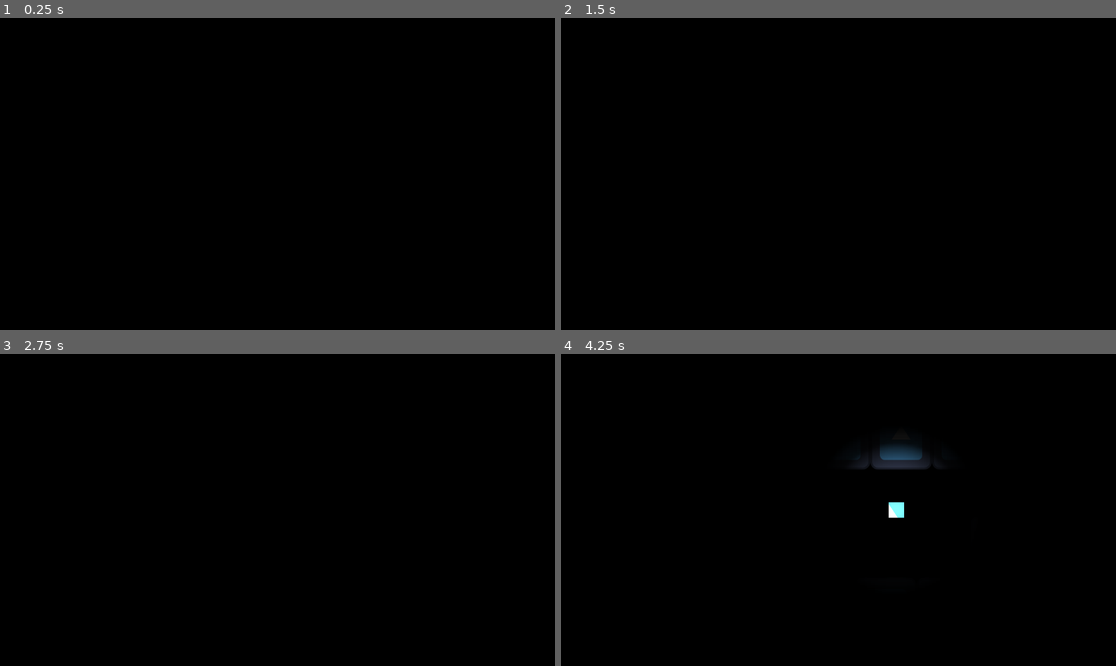
Above: before the commit, frames 1-4 (two rows, left to right).
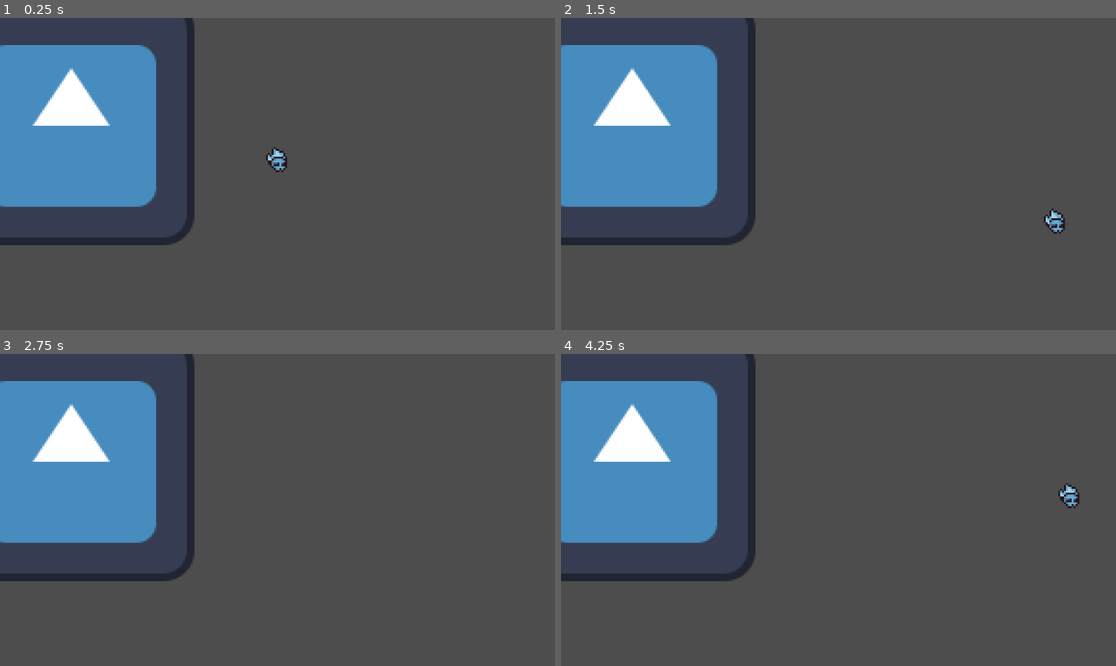
Above: after the commit, the same moments.

Repository: tlombardot/Mizofania
Game: Godot game, scene res://scenes/game.tscn
The game is run twice, just before and just after one commit, with the same random seed, the same clock (stepped at 60 frames per second) and the same inputs. The engine's default icon, where the game draws it, is replaced by a stand-in: a white triangle on a blue panel in a dark square.
Inputs:
- Up to frame 1 (0.25 s): no input
- Up to frame 2 (1.5 s): hold Right (ui_right) 0.53-1.28 s; hold Down (ui_down) from 1.28 s (still down)
- Up to frame 3 (2.75 s): release Down (ui_down) at 2.03 s; hold Right (ui_right) from 2.03 s (still down)
- Up to frame 4 (4.25 s): tap Enter at 2.75 s; release Right (ui_right) at 2.78 s; hold Up (ui_up) 2.78-3.53 s; hold Left (ui_left) from 3.53 s (still down)

The runs differ from the first frame. In frame 1, 100% of the frame differs, in the area x 0-100%, y 0-100%; in frame 2, 100%; in frame 3, 100%; in frame 4, 100%.

Commit message:
Feat : Add Assets & Sprites Character

Diff:
--- a/project.godot
+++ b/project.godot
@@ -21,4 +21,5 @@
 
 [rendering]
 
+textures/canvas_textures/default_texture_filter=0
 rendering_device/driver.windows="d3d12"
--- a/scenes/game.tscn
+++ b/scenes/game.tscn
@@ -142,26 +142,12 @@
 position = Vector2(2, 3)
 
 [node name="CharacterBody2D" parent="." unique_id=1233679312 instance=ExtResource("1_uwrxv")]
-position = Vector2(574, 324)
+position = Vector2(555, 331)
 
 [node name="Camera2D" type="Camera2D" parent="." unique_id=1704160464]
-position = Vector2(574, 324)
-
-[node name="BackgroundCanvas" type="CanvasLayer" parent="." unique_id=1387696134]
-layer = -1
-
-[node name="ColorRect" type="ColorRect" parent="BackgroundCanvas" unique_id=607172406]
-anchors_preset = 15
-anchor_right = 1.0
-anchor_bottom = 1.0
-grow_horizontal = 2
-grow_vertical = 2
-size_flags_horizontal = 0
-color = Color(0, 0, 0, 1)
+position = Vector2(555, 331)
+zoom = Vector2(4, 4)
 
 [node name="TileMapLayer" type="TileMapLayer" parent="." unique_id=664375391]
 tile_map_data = PackedByteArray("AAAeAB0AAAAAAAAAAAAeAB4AAAAAAAEAAAAeAB8AAAAAAAIAAAAeACAAAAAAAAMAAAAeACEAAAAAAAQAAAAeAC …(18224 unchanged characters)…
 tile_set = SubResource("TileSet_lbhrr")
-
-[node name="CanvasModulate" type="CanvasModulate" parent="." unique_id=470664956]
-color = Color(0, 0, 0, 1)
--- a/scenes/player.tscn
+++ b/scenes/player.tscn
@@ -1,38 +1,25 @@
 [gd_scene format=3 uid="uid://cegyb6qot5ih4"]
 
 [ext_resource type="Script" uid="uid://e2flklwmqekx" path="res://scripts/player.gd" id="1_3vyb7"]
-[ext_resource type="Texture2D" uid="uid://btclhh3yxg4hm" path="res://icon.svg" id="2_g2els"]
-
-[sub_resource type="AtlasTexture" id="AtlasTexture_qhqgy"]
-atlas = ExtResource("2_g2els")
-region = Rect2(32, 32, 32, 32)
-
-[sub_resource type="AtlasTexture" id="AtlasTexture_dqkch"]
-atlas = ExtResource("2_g2els")
-region = Rect2(64, 32, 32, 32)
-
-[sub_resource type="AtlasTexture" id="AtlasTexture_qlg0r"]
-atlas = ExtResource("2_g2els")
-region = Rect2(64, 64, 32, 32)
-
-[sub_resource type="AtlasTexture" id="AtlasTexture_tuyoq"]
-atlas = ExtResource("2_g2els")
-region = Rect2(32, 64, 32, 32)
+[ext_resource type="Texture2D" uid="uid://8mb6fcqfu2dy" path="res://assets/Character_animation/monsters_idle/skull/v2/skull_v2_1.png" id="2_qlg0r"]
+[ext_resource type="Texture2D" uid="uid://b6p0cl515ahpy" path="res://assets/Character_animation/monsters_idle/skull/v2/skull_v2_2.png" id="3_tuyoq"]
+[ext_resource type="Texture2D" uid="uid://dk5xjcfbfyuak" path="res://assets/Character_animation/monsters_idle/skull/v2/skull_v2_3.png" id="4_fjrip"]
+[ext_resource type="Texture2D" uid="uid://djm0b2rag4opu" path="res://assets/Character_animation/monsters_idle/skull/v2/skull_v2_4.png" id="5_smehm"]
 
 [sub_resource type="SpriteFrames" id="SpriteFrames_u8vuu"]
 animations = [{
 "frames": [{
 "duration": 1.0,
-"texture": SubResource("AtlasTexture_qhqgy")
+"texture": ExtResource("2_qlg0r")
 }, {
 "duration": 1.0,
-"texture": SubResource("AtlasTexture_dqkch")
+"texture": ExtResource("3_tuyoq")
 }, {
 "duration": 1.0,
-"texture": SubResource("AtlasTexture_qlg0r")
+"texture": ExtResource("4_fjrip")
 }, {
 "duration": 1.0,
-"texture": SubResource("AtlasTexture_tuyoq")
+"texture": ExtResource("5_smehm")
 }],
 "loop": true,
 "name": &"idle",
@@ -40,30 +27,18 @@
 }]
 
 [sub_resource type="CircleShape2D" id="CircleShape2D_3vyb7"]
-radius = 2.0
-
-[sub_resource type="Gradient" id="Gradient_g2els"]
-offsets = PackedFloat32Array(0, 0.38554215, 0.41566265, 0.42168674, 0.4759036, 0.52409637)
-colors = PackedColorArray(1, 1, 1, 1, 0.13207543, 0.13207543, 0.13207543, 1, 0.05100234, 0.05100234, 0.05100234, 1, 0.036494523, 0.036494523, 0.036494523, 1, 0.023049174, 0.023049174, 0.023049174, 1, 0, 0, 0, 1)
-
-[sub_resource type="GradientTexture2D" id="GradientTexture2D_qhqgy"]
-gradient = SubResource("Gradient_g2els")
-fill = 1
-fill_from = Vector2(0.5, 0.5)
-fill_to = Vector2(0, 0)
+radius = 6.0827627
 
 [node name="Player" type="CharacterBody2D" unique_id=1233679312]
 script = ExtResource("1_3vyb7")
 
 [node name="AnimatedSprite2D" type="AnimatedSprite2D" parent="." unique_id=1533852834]
+position = Vector2(-8, -14)
 sprite_frames = SubResource("SpriteFrames_u8vuu")
 animation = &"idle"
 autoplay = "idle"
-frame_progress = 0.52307045
+frame_progress = 0.46823108
+centered = false
 
 [node name="CollisionShape2D" type="CollisionShape2D" parent="." unique_id=1637455380]
 shape = SubResource("CircleShape2D_3vyb7")
-
-[node name="Sonar" type="PointLight2D" parent="." unique_id=995813666]
-scale = Vector2(5, 5)
-texture = SubResource("GradientTexture2D_qhqgy")
--- a/scripts/player.gd
+++ b/scripts/player.gd
@@ -1,36 +1,13 @@
 extends CharacterBody2D
 
 @export var speed = 150
-@export var ping_interval = 1.2 # Temps (en secondes) entre chaque ping.
-@onready var sonar = $Sonar
-
-var ping_timer = 0.0 # Compteur interne
-
-func _ready():
-	sonar.energy = 0
-	ping_timer = ping_interval
 
 func _physics_process(delta):
 	var direction = Input.get_vector("ui_left", "ui_right", "ui_up", "ui_down")
 
 	if direction:
 		velocity = direction * speed
-
-		ping_timer += delta
-
-		if ping_timer >= ping_interval:
-			trigger_ping()
-			ping_timer = 0.0
-
+	else:
+		velocity = Vector2.ZERO
 
 	move_and_slide()
-
-# Fonction pour gérer l'animation du flash
-func trigger_ping():
-	var tween = create_tween()
-
-	tween.set_parallel(true)
-	tween.tween_property(sonar, "energy", 2.0, 0.1) # Monte à 2.0 en 0.1 seconde
-	tween.tween_property(sonar, "texture_scale", 1.5, 0.1) # Grandit à 1.5x
-
-	tween.chain().tween_property(sonar, "energy", 0.0, 0.6) # Redescend à 0 en 0.6 seconde
Binary file added: assets/Character_animation/monsters_idle/skeleton1/v1/skeleton_v1_1.png
Not shown, added: assets/Character_animation/monsters_idle/skeleton1/v1/skeleton_v1_1.png.import
Binary file added: assets/Character_animation/monsters_idle/skeleton1/v1/skeleton_v1_2.png
Not shown, added: assets/Character_animation/monsters_idle/skeleton1/v1/skeleton_v1_2.png.import
Binary file added: assets/Character_animation/monsters_idle/skeleton1/v1/skeleton_v1_3.png
Not shown, added: assets/Character_animation/monsters_idle/skeleton1/v1/skeleton_v1_3.png.import
Binary file added: assets/Character_animation/monsters_idle/skeleton1/v1/skeleton_v1_4.png
Not shown, added: assets/Character_animation/monsters_idle/skeleton1/v1/skeleton_v1_4.png.import
Binary file added: assets/Character_animation/monsters_idle/skeleton1/v2/skeleton_v2_1.png
Not shown, added: assets/Character_animation/monsters_idle/skeleton1/v2/skeleton_v2_1.png.import
Binary file added: assets/Character_animation/monsters_idle/skeleton1/v2/skeleton_v2_2.png
Not shown, added: assets/Character_animation/monsters_idle/skeleton1/v2/skeleton_v2_2.png.import
(and 350 more such lines)
